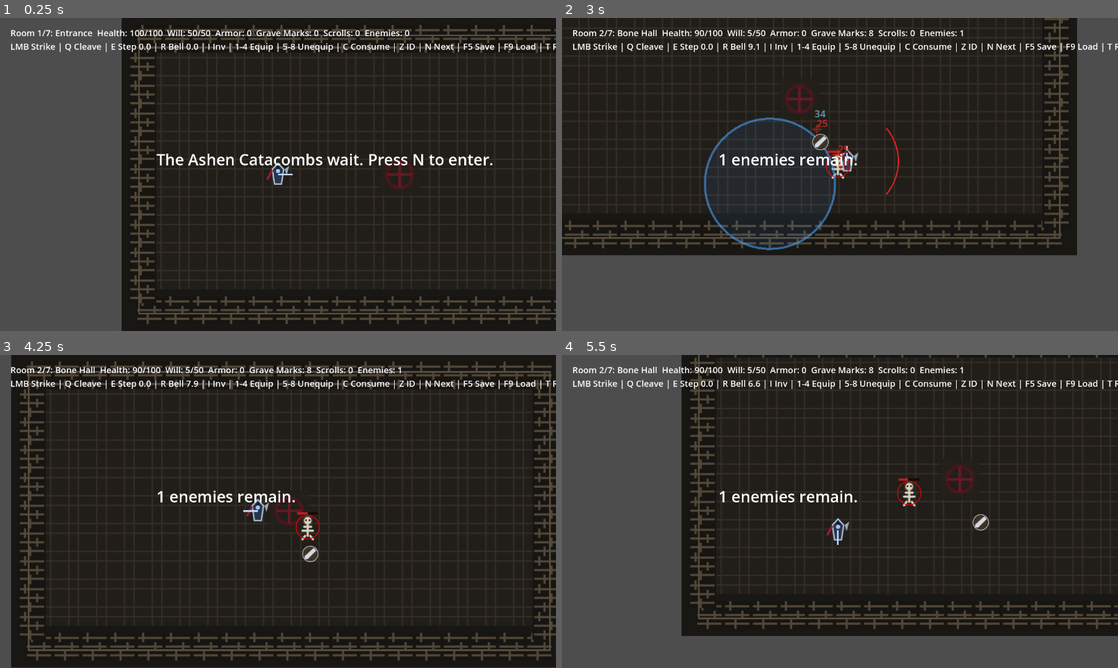
Above: before the commit, frames 1-4 (two rows, left to right).
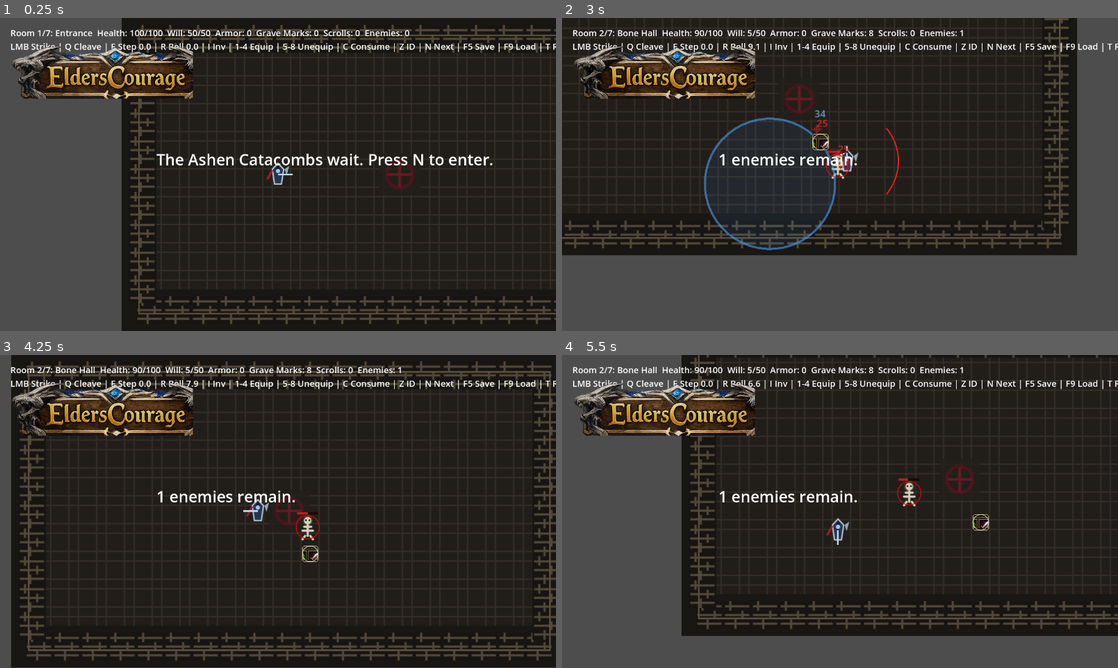
Above: after the commit, the same moments.

Repository: dshills/EldersCourage
Game: Godot game, scene res://scenes/dungeons/AshenCatacombsRun.tscn
The game is run twice, just before and just after one commit, with the same random seed, the same clock (stepped at 60 frames per second) and the same inputs.
Inputs (mouse positions are in pixels of both pictures, inside the frame that each line leads up to):
- Up to frame 1 (0.25 s): no input
- Up to frame 2 (3 s): tap N (advance_room) at 0.5, 0.6 s; move the mouse to (962, 158) at 0.52 s; hold D (move_right) 0.53-1.28 s; click (962, 158) at 0.67 s; move the mouse to (728, 190) at 1.27 s; hold S (move_down) 1.28-2.03 s; click (728, 190) at 1.35 s; move the mouse to (895, 105) at 2.02 s; hold D (move_right) 2.03-2.78 s; tap R (bell_of_the_dead) at 2.1 s; click (895, 105) at 2.17 s; move the mouse to (812, 237) at 2.77 s; hold W (move_up) from 2.78 s (still down); tap Q (blood_cleave) at 2.85 s; click (812, 237) at 2.92 s
- Up to frame 3 (4.25 s): move the mouse to (444, 558) at 3.52 s; release W (move_up) at 3.53 s; hold A (move_left) from 3.53 s (still down); tap 1 (equip_1) at 3.6 s; click (444, 558) at 3.67 s
- Up to frame 4 (5.5 s): move the mouse to (673, 464) at 4.27 s; tap 2 (equip_2) at 4.35 s; click (673, 464) at 4.42 s; move the mouse to (867, 511) at 5.02 s; release A (move_left) at 5.03 s; hold S (move_down) from 5.03 s (still down); tap 3 (equip_3) at 5.1 s; click (867, 511) at 5.17 s

The runs differ from the first frame. In frame 1, 3.8% of the frame differs, in the area x 2-35%, y 9-26%; in frame 2, 3.0%; in frame 3, 3.1%; in frame 4, 3.9%, in the area x 2-77%, y 9-57%.

Commit message:
Use approved atlas for game assets

Diff:
--- a/game/scripts/combat_arena.gd
+++ b/game/scripts/combat_arena.gd
@@ -20,6 +20,7 @@
 const WallTexture := preload("res://assets/tiles/ashen_catacombs_wall.png")
 const CrackedFloorTexture := preload("res://assets/tiles/ashen_catacombs_cracked_floor.png")
 const BloodMarkTexture := preload("res://assets/tiles/ashen_catacombs_blood_mark.png")
+const TitlePlaqueTexture := preload("res://assets/ui/title_plaque.png")
 
 const SAVE_PATH := "user://elders_save.json"
 
@@ -464,6 +465,15 @@
 	hud.add_theme_font_size_override("font_size", 20)
 	canvas.add_child(hud)
 
+	var title_plaque := TextureRect.new()
+	title_plaque.texture = TitlePlaqueTexture
+	title_plaque.position = Vector2(24, 58)
+	title_plaque.size = Vector2(210, 64)
+	title_plaque.stretch_mode = TextureRect.STRETCH_KEEP_ASPECT_CENTERED
+	title_plaque.mouse_filter = Control.MOUSE_FILTER_IGNORE
+	title_plaque.modulate = Color(1, 1, 1, 0.86)
+	canvas.add_child(title_plaque)
+
 	message = Label.new()
 	message.position = Vector2(360, 300)
 	message.add_theme_font_size_override("font_size", 36)
--- a/game/scripts/reward_chest.gd
+++ b/game/scripts/reward_chest.gd
@@ -1,6 +1,8 @@
 extends Area2D
 
 signal opened(at_position: Vector2)
+
+const ChestTexture := preload("res://assets/sprites/loot/reward_chest.png")
 
 var opened_once := false
 
@@ -21,6 +23,6 @@
 	queue_free()
 
 func _draw() -> void:
-	draw_rect(Rect2(Vector2(-22, -17), Vector2(44, 34)), Color(0.42, 0.24, 0.08))
-	draw_rect(Rect2(Vector2(-18, -13), Vector2(36, 26)), Color(0.70, 0.45, 0.16), false, 3.0)
-	draw_circle(Vector2(0, 0), 4, Color(1.0, 0.82, 0.22))
+	draw_circle(Vector2(0, 0), 32, Color(0.95, 0.74, 0.24, 0.18))
+	draw_texture_rect(ChestTexture, Rect2(Vector2(-48, -32), Vector2(96, 64)), false)
+	draw_arc(Vector2.ZERO, 32, 0.0, TAU, 32, Color(1.0, 0.82, 0.22, 0.65), 2.0)
Binary file changed: game/assets/icons/items/armor_generic.png
Binary file changed: game/assets/icons/items/consumable_generic.png
Binary file changed: game/assets/icons/items/ring_accursed.png
Binary file changed: game/assets/icons/items/ring_generic.png
Binary file changed: game/assets/icons/items/weapon_generic.png
Binary file changed: game/assets/sprites/loot/loot_armor.png
Binary file changed: game/assets/sprites/loot/loot_consumable.png
Binary file changed: game/assets/sprites/loot/loot_ring.png
Binary file changed: game/assets/sprites/loot/loot_weapon.png
Binary file added: game/assets/sprites/loot/reward_chest.png
Not shown, added: game/assets/sprites/loot/reward_chest.png.import
Binary file added: game/assets/ui/title_plaque.png
(and 1 more such lines)
